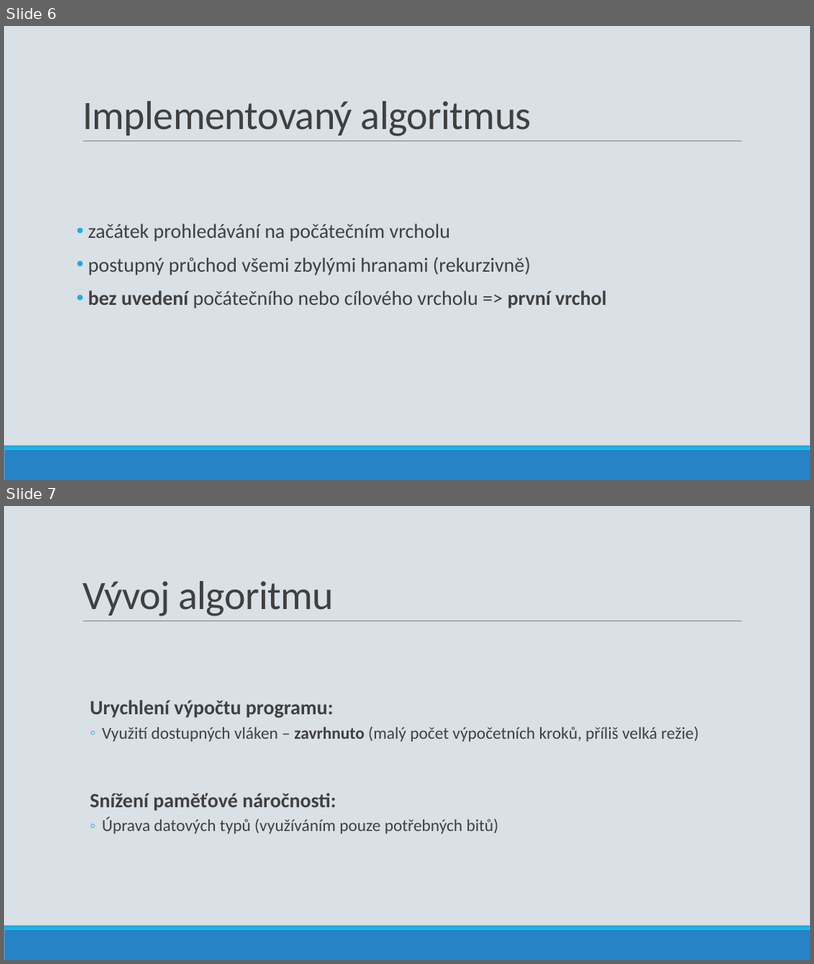
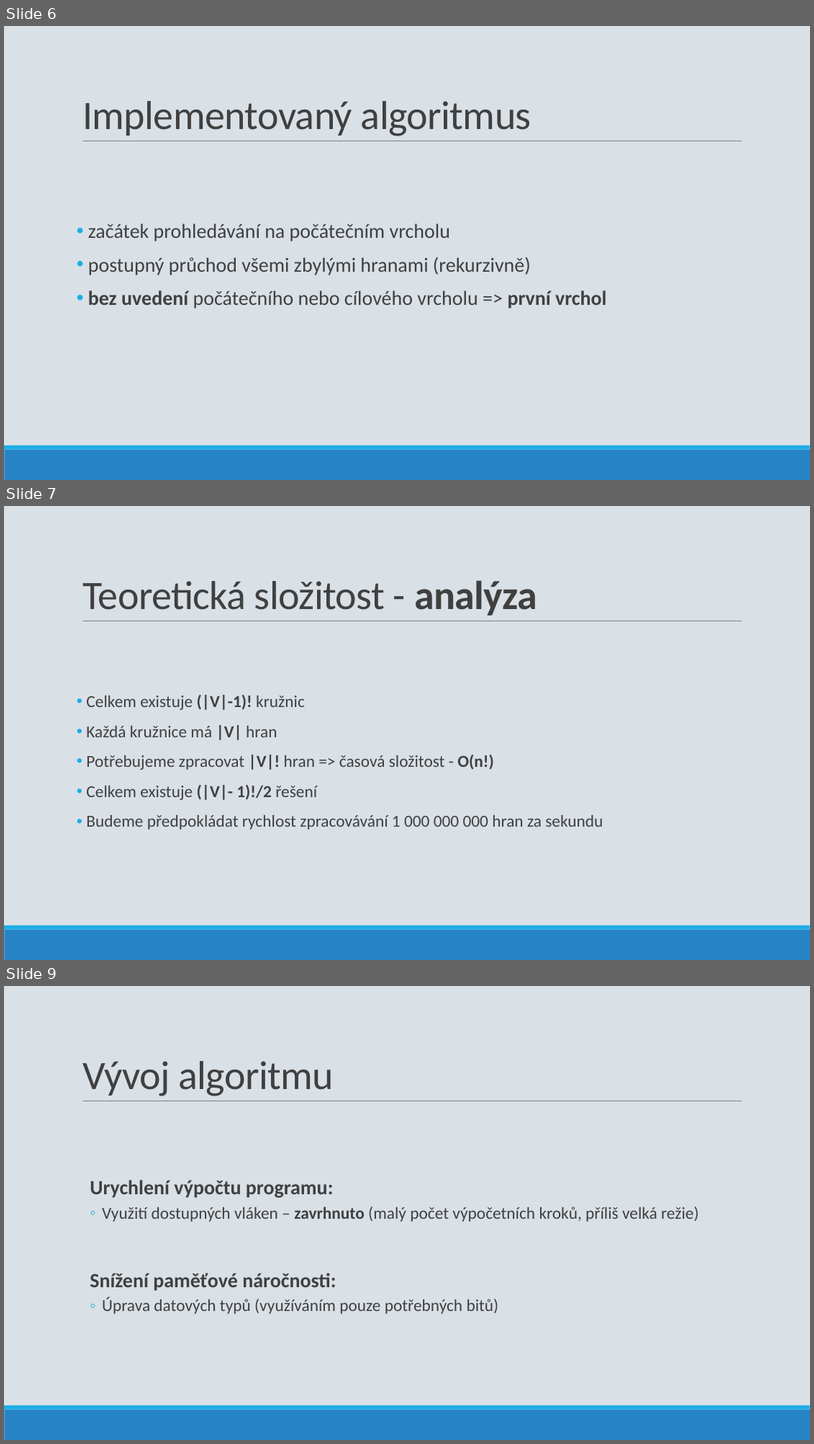
Before and after one commit to ldrahnik/ial_project_2019_2020, a slide deck: defense/presentation.pptx. Shown one above the other, each under a label of ours: slides 6 and 7 before the commit, slides 6, 7 and 9 after it; the slides between them are not shown. The pictures are 814x964 and 814x1444 pixels, drawn with LibreOffice and Linux fonts; fonts in the diff are those of the drawing. Boxes give left, top, right and bottom in pixels: in the first picture for what was removed or moved away, otherwise in the second. Text is boxed around its words. In the diff, an @@ line names an element or a change of style, - is before the commit and + after.

```diff
--- a/defense/presentation.pptx
+++ b/defense/presentation.pptx
@@ slide 7 added at (x1=4, y1=506, x2=810, y2=960), background #D9E0E6; not listed: 3 template elements that a slide beside it also shows @@
@@ title added at (x1=82, y1=580, x2=538, y2=615), 48 pt, text #404040 @@
+Teoretická složitost - analýza
@@ text added at (x1=86, y1=695, x2=603, y2=829), 20 pt, text #404040 @@
+• Celkem existuje (|V|-1)! kružnic
+• Každá kružnice má |V| hran
+• Potřebujeme zpracovat |V|! hran => časová složitost - O(n!)
+• Celkem existuje (|V|- 1)!/2 řešení
+• Budeme předpokládat rychlost zpracovávání 1 000 000 000 hran za sekundu
@@ what was slide 7 is now slide 9 @@
```
Also in this commit, not shown: 2 other slides added, 1 slide removed.
